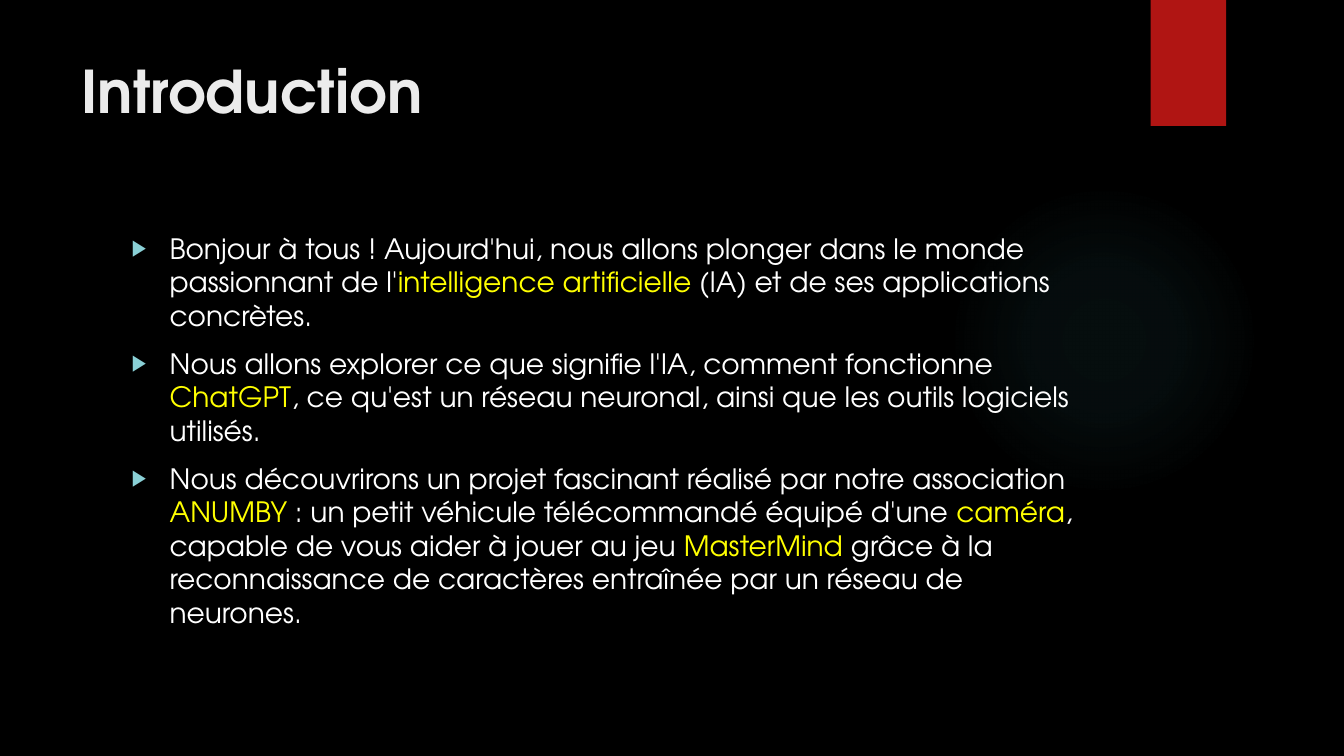
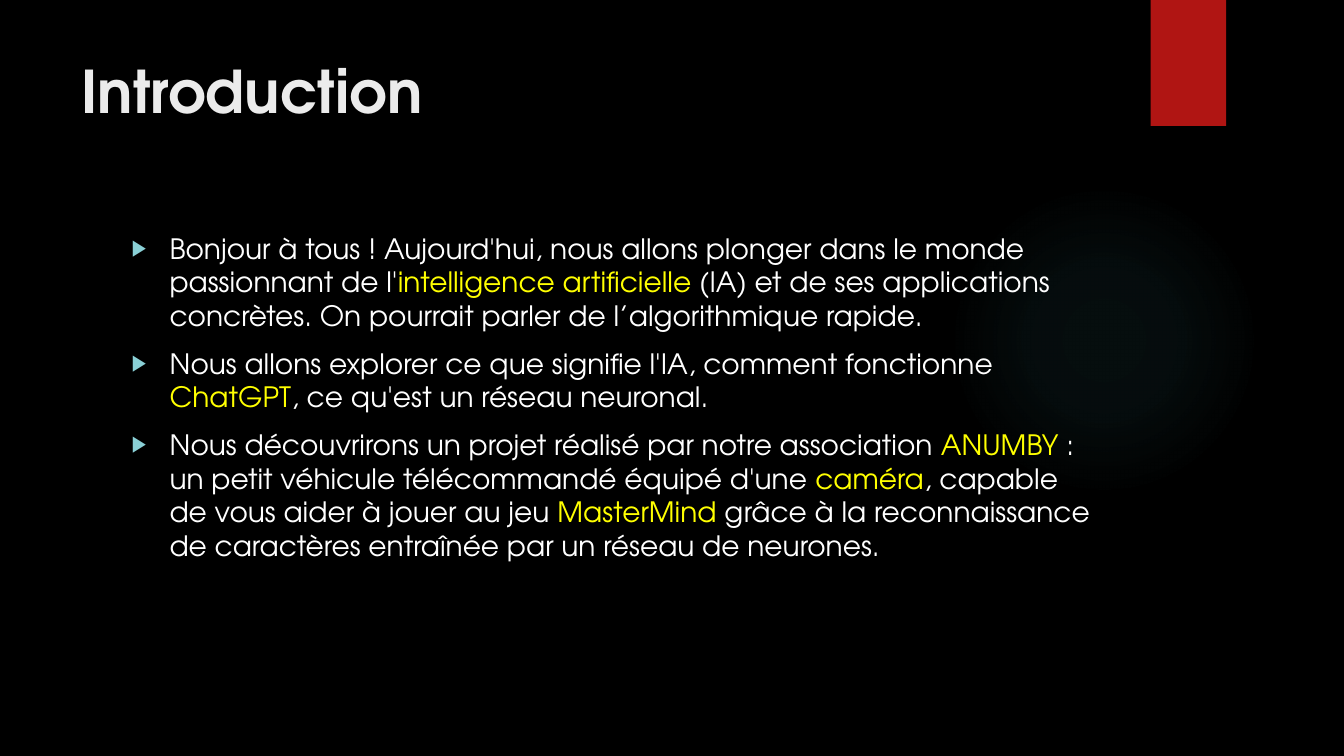
Before and after one commit to anumby-source/AnumbyMasterMind, a slide deck: slide 2 of Présentation/Presentation.pptx. Drawn at 1344x756 pixels with LibreOffice and Linux fonts; fonts in the diff are those of the drawing; background and template pictures are left out. Boxes give left, top, right and bottom in pixels: in the first picture for what was removed or moved away, otherwise in the second. Text is boxed around its words. In the diff, an @@ line names an element or a change of style, - is before the commit and + after.

```diff
--- a/Présentation/Presentation.pptx
+++ b/Présentation/Presentation.pptx
@@ text at [170, 237, 1090, 562]: text changed @@
-▶ Bonjour à tous ! Aujourd'hui, nous allons plonger dans le monde passionnant de l'intelligence artificielle (IA) et de ses applications concrètes.
-▶ Nous allons explorer ce que signifie l'IA, comment fonctionne ChatGPT, ce qu'est un réseau neuronal, ainsi que les outils logiciels utilisés.
-▶ Nous découvrirons un projet fascinant réalisé par notre association ANUMBY : un petit véhicule télécommandé équipé d'une caméra, capable de vous aider à jouer au jeu MasterMind grâce à la reconnaissance de caractères entraînée par un réseau de neurones.
+▶ Bonjour à tous ! Aujourd'hui, nous allons plonger dans le monde passionnant de l'intelligence artificielle (IA) et de ses applications concrètes. On pourrait parler de l’algorithmique rapide.
+▶ Nous allons explorer ce que signifie l'IA, comment fonctionne ChatGPT, ce qu'est un réseau neuronal.
+▶ Nous découvrirons un projet réalisé par notre association ANUMBY : un petit véhicule télécommandé équipé d'une caméra, capable de vous aider à jouer au jeu MasterMind grâce à la reconnaissance de caractères entraînée par un réseau de neurones.
```
Also in this commit, not shown: 10 other slides changed, 1 other file.
